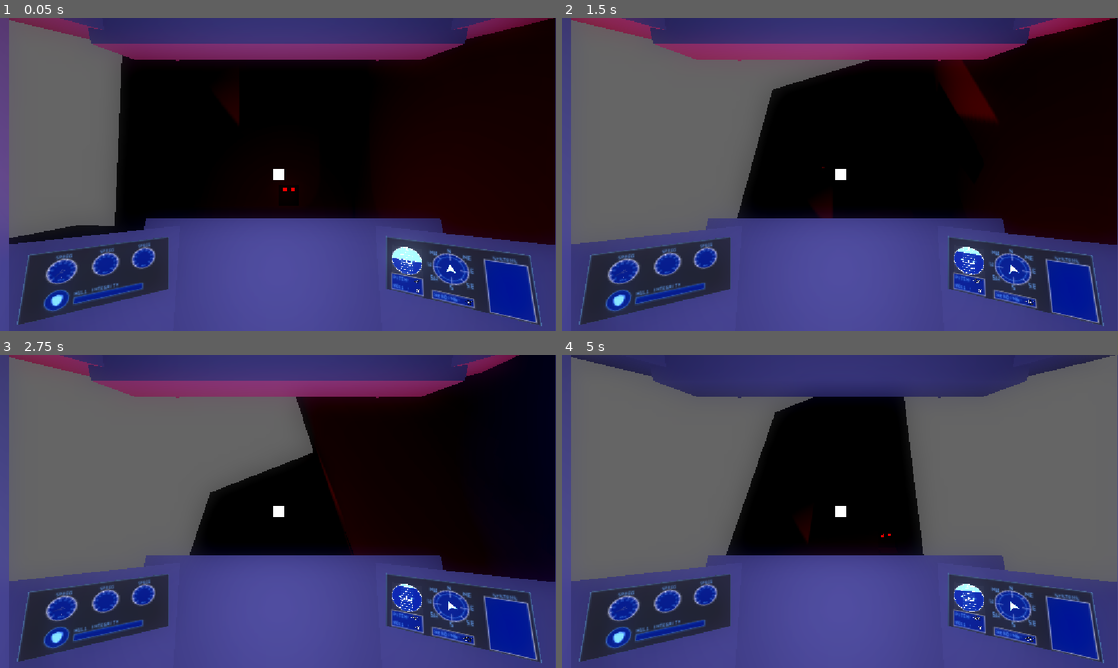
Above: before the commit, frames 1-4 (two rows, left to right).
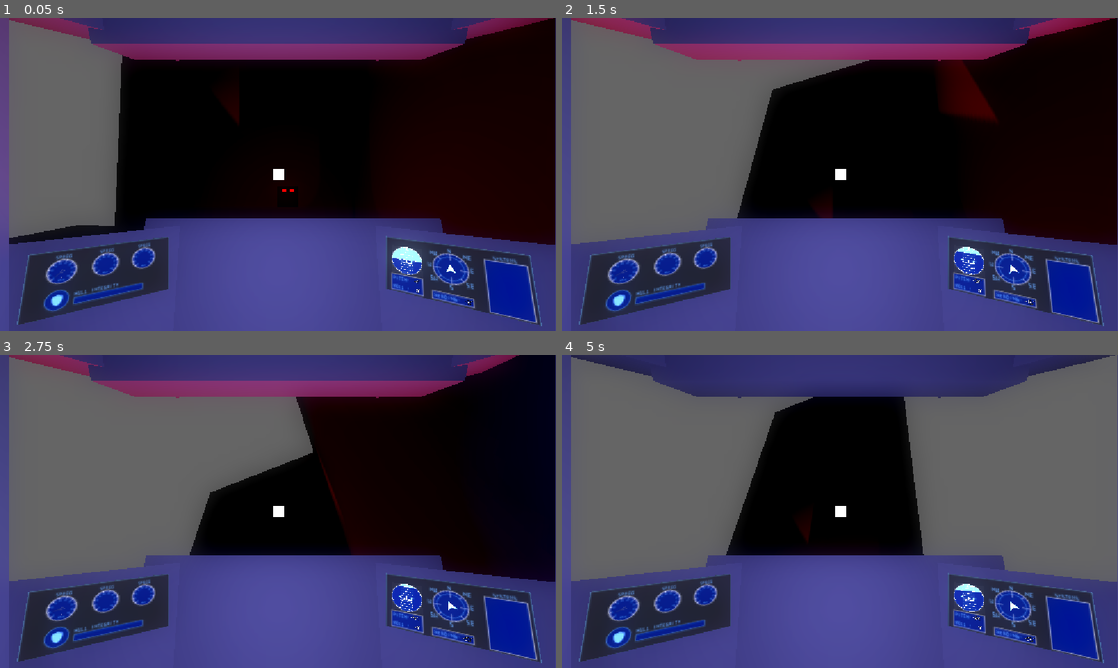
Above: after the commit, the same moments.

Repository: LitheFulminare/Abyssal-Cleaner
Game: Godot game, scene res://Prototyping/Test scene.tscn
The game is run twice, just before and just after one commit, with the same random seed, the same clock (stepped at 60 frames per second) and the same inputs. The engine's default icon, where the game draws it, is replaced by a stand-in: a white triangle on a blue panel in a dark square.
Inputs (mouse positions are in pixels of both pictures, inside the frame that each line leads up to):
- Up to frame 1 (0.05 s): no input
- Up to frame 2 (1.5 s): move the mouse to (962, 158) at 0.52 s; press the mouse at (962, 158) at 0.53 s; hold D (Right) 0.53-1.28 s; move the mouse to (728, 190) at 1.27 s; release the mouse at (728, 190) at 1.28 s; hold S (Backwards) from 1.28 s (still down); click (728, 190) at 1.35 s
- Up to frame 3 (2.75 s): move the mouse to (333, 442) at 2.02 s; release S (Backwards) at 2.03 s; press the mouse at (333, 442) at 2.03 s; hold D (Right) from 2.03 s (still down)
- Up to frame 4 (5 s): move the mouse to (812, 574) at 2.77 s; release D (Right) at 2.78 s; release the mouse at (812, 574) at 2.78 s; hold W (Forward) 2.78-3.53 s; click (812, 574) at 2.85 s; move the mouse to (1006, 558) at 3.52 s; press the mouse at (1006, 558) at 3.53 s; hold A (Left) from 3.53 s (still down); move the mouse to (673, 464) at 4.27 s; release the mouse at (673, 464) at 4.28 s; click (673, 464) at 4.35 s

The runs differ from the first frame. In frame 1, less than 0.1% of the frame differs, in the area x 50-53%, y 54-56%; in frame 2, 0.1%, in the area x 46-72%, y 22-48%; in frame 3, less than 0.1%; in frame 4, less than 0.1%.

Commit message:
setup steering behaviour for enemy movement

Diff:
--- /dev/null
+++ b/abyssal-cleaner-3d/Components/steering_behaviour_component.gd
@@ -0,0 +1,64 @@
+# Code made using mainly this video:
+# https://youtu.be/LDCbUmvsV-A?si=9mM9X8LZHfIwewLS
+class_name SteeringBehaviourComponent extends Node
+
+@export var body: CharacterBody3D
+@export var max_steer_force: float = 5
+@export var arrival_radius: float = 5
+
+func seek(target: Vector3, max_speed: float) -> Vector3:
+	var desired_velocity := (target - body.global_position) * max_speed
+
+	var steering := (desired_velocity - body.velocity).limit_length(max_steer_force)
+	return steering
+
+func flee(target: Vector3, max_speed: float) -> Vector3:
+	var desired_velocity := (body.global_position - target) * max_speed
+
+	var steering := (desired_velocity - body.velocity).limit_length(max_steer_force)
+	return steering
+
+func arrival(target: Vector3, max_speed: float) -> Vector3:
+	var direction: Vector3= target - body.global_position
+	var desired_velocity: Vector3 = direction.normalized() * max_speed
+	var distance: float = direction.length()
+
+	var speed: float = min(distance, max_speed)
+	desired_velocity = desired_velocity.normalized() * speed
+	if speed < max_speed * 0.01:
+		desired_velocity = Vector3.ZERO
+
+	# Basically a magic number?? I have to check the tutorial later on, this part is a bit confusing
+	var time_factor: float = 0.1
+
+	var steering: Vector3 = ((desired_velocity - body.velocity)/time_factor).limit_length(max_steer_force)
+	return steering
+
+	#var direction := target - body.global_position
+	#var desired_velocity := direction * max_speed
+	#
+	#var distance: float = direction.length()
+	#if distance < arrival_radius:
+		#desired_velocity *= (distance / arrival_radius)
+	#
+	#var steering := (desired_velocity - body.velocity).limit_length(max_steer_force)
+	#return steering
+
+## Seeks toward the position the target will be.
+func persue(target: CharacterBody3D, max_speed: float) -> Vector3:
+	var prediction: Vector3 = predict_target(target)
+
+	return seek(prediction, max_speed)
+
+## Flees from the predicted position (opposite of persue).
+func Evade(target: CharacterBody3D, max_speed: float) -> Vector3:
+	var prediction: Vector3 = predict_target(target)
+
+	return flee(prediction, max_speed)
+
+func predict_target(target:CharacterBody3D) -> Vector3:
+	var distance := (target.global_position - body.global_position).length()
+	var predict_time: float = min(distance / body.velocity.length(), 1)
+
+	var prediction: Vector3 = target.global_position + target.velocity * predict_time
+	return prediction
--- a/abyssal-cleaner-3d/Enemies/Enemy.tscn
+++ b/abyssal-cleaner-3d/Enemies/Enemy.tscn
@@ -1,6 +1,7 @@
 [gd_scene format=3 uid="uid://bifrmgiqdvx6j"]
 
 [ext_resource type="Script" uid="uid://fvbgtahxvru4" path="res://Enemies/enemy.gd" id="1_4isyn"]
+[ext_resource type="Script" uid="uid://dfuvnebxpgviy" path="res://Components/steering_behaviour_component.gd" id="2_biruh"]
 [ext_resource type="Script" uid="uid://73u40pgi4qf7" path="res://Components/State Machine/state_machine.gd" id="2_jcwuj"]
 [ext_resource type="Script" uid="uid://b1bg34igd7ad3" path="res://Enemies/States/idle_state.gd" id="3_biruh"]
 
@@ -13,13 +14,20 @@
 emission = Color(1, 0, 0, 1)
 emission_energy_multiplier = 2.5
 
+[sub_resource type="SphereShape3D" id="SphereShape3D_n1bor"]
+radius = 3.2899363
+
 [node name="Enemy" type="CharacterBody3D" unique_id=1094565071]
 script = ExtResource("1_4isyn")
 
-[node name="StateMachine" type="Node" parent="." unique_id=142620340 node_paths=PackedStringArray("initial_state")]
+[node name="SteeringBehaviourComponent" type="Node" parent="." unique_id=650379653 node_paths=PackedStringArray("body")]
+unique_name_in_owner = true
+script = ExtResource("2_biruh")
+body = NodePath("..")
+
+[node name="StateMachine" type="Node" parent="." unique_id=142620340]
 unique_name_in_owner = true
 script = ExtResource("2_jcwuj")
-initial_state = NodePath("Idle")
 metadata/_custom_type_script = "uid://73u40pgi4qf7"
 
 [node name="Idle" type="Node" parent="StateMachine" unique_id=433472685 node_paths=PackedStringArray("enemy")]
@@ -40,3 +48,14 @@
 transform = Transform3D(0.300665, 0, 0, 0, 0.13962889, 0, 0, 0, 0.09947261, -0.19616902, 0.27402878, 0.4758904)
 size = Vector3(0.55773926, 1, 1)
 material = SubResource("StandardMaterial3D_scj13")
+
+[node name="PlayerDetectionArea3D" type="Area3D" parent="." unique_id=1110145172]
+unique_name_in_owner = true
+transform = Transform3D(1, 0, 0, 0, 1, 0, 0, 0, 1, 0, 0, 3.6365747)
+collision_layer = 0
+collision_mask = 2
+
+[node name="CollisionShape3D" type="CollisionShape3D" parent="PlayerDetectionArea3D" unique_id=1400158243]
+shape = SubResource("SphereShape3D_n1bor")
+
+[connection signal="body_entered" from="PlayerDetectionArea3D" to="." method="_on_player_detection_area_3d_body_entered"]
--- a/abyssal-cleaner-3d/Enemies/enemy.gd
+++ b/abyssal-cleaner-3d/Enemies/enemy.gd
@@ -1,12 +1,18 @@
 class_name Enemy extends CharacterBody3D
 
 @onready var state_machine: StateMachine = %StateMachine
-#@onready var movement_component: MovementComponent = %MovementComponent
+@onready var steering_controller: SteeringBehaviourComponent = %SteeringBehaviourComponent
+
+var player: CharacterBody3D
+var player_found: bool
 
 func _physics_process(delta: float) -> void:
-	return
-	#movement_component.update(state_machine.current_state.get)
+	if !player_found:
+		return
 
-func move(direction: Vector3, speed: float) -> void:
-	velocity = direction * speed
+	velocity = steering_controller.seek(player.global_position, 5)
 	move_and_slide()
+
+func _on_player_detection_area_3d_body_entered(body: Node3D) -> void:
+	player = body
+	player_found = true
--- a/abyssal-cleaner-3d/Prototyping/Test scene.tscn
+++ b/abyssal-cleaner-3d/Prototyping/Test scene.tscn
@@ -31,6 +31,9 @@
 glow_blend_mode = 0
 
 [node name="Level" type="Node3D" unique_id=69203848]
+
+[node name="Enemy" parent="." unique_id=1094565071 instance=ExtResource("3_3xrxr")]
+transform = Transform3D(1, 0, 0, 0, 1, 0, 0, 0, 1, -0.009352565, 9.58249, -10.19606)
 
 [node name="Submarine" parent="." unique_id=478321623 instance=ExtResource("1_5c0no")]
 transform = Transform3D(1, 0, 0, 0, 0.9999999, 0, 0, 0, 0.9999999, 0, 10, 0)
@@ -77,6 +80,3 @@
 
 [node name="WorldEnvironment" type="WorldEnvironment" parent="." unique_id=1386287149]
 environment = SubResource("Environment_20hsm")
-
-[node name="Enemy" parent="." unique_id=1094565071 instance=ExtResource("3_3xrxr")]
-transform = Transform3D(1, 0, 0, 0, 1, 0, 0, 0, 1, -0.009352565, 9.58249, -10.19606)
Not shown, added: abyssal-cleaner-3d/Components/steering_behaviour_component.gd.uid
